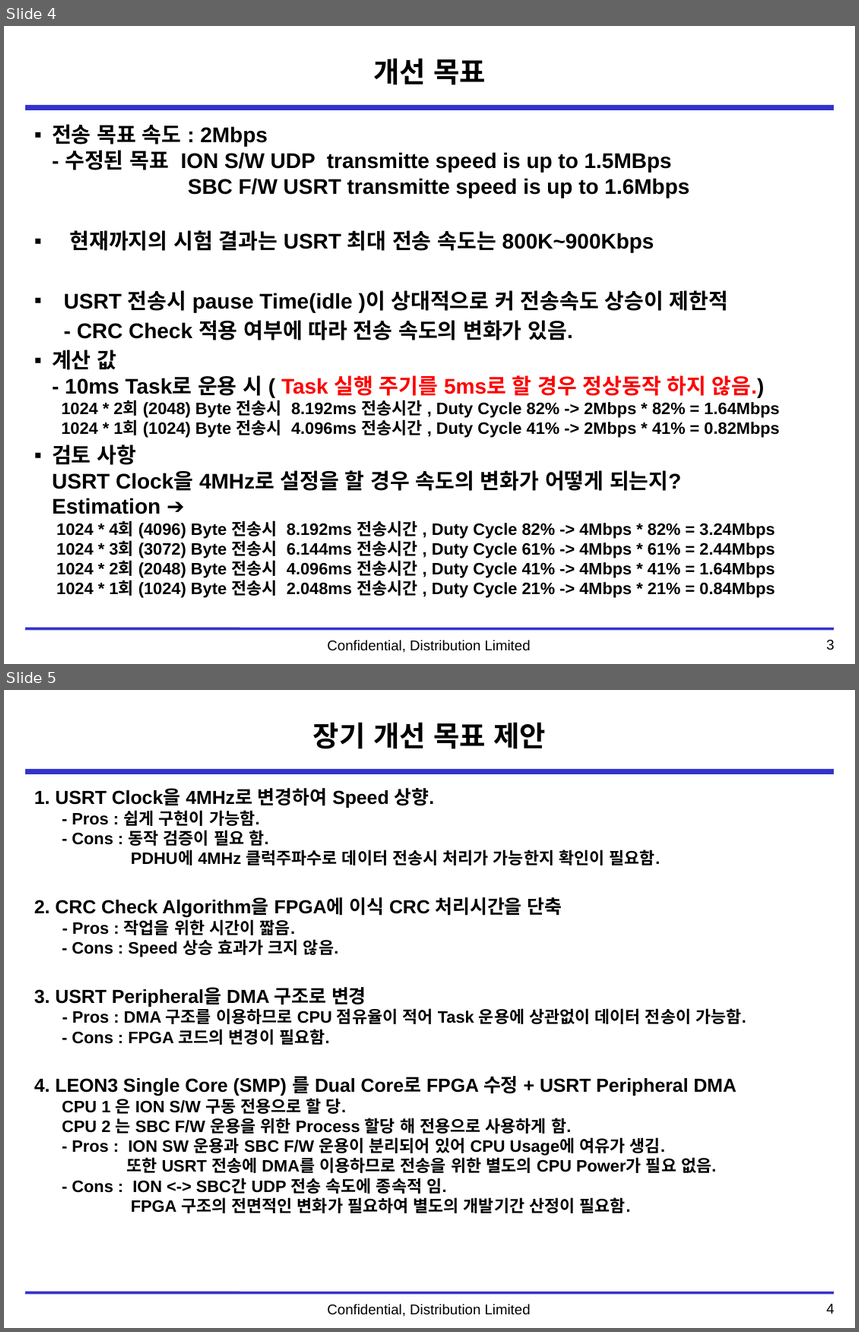
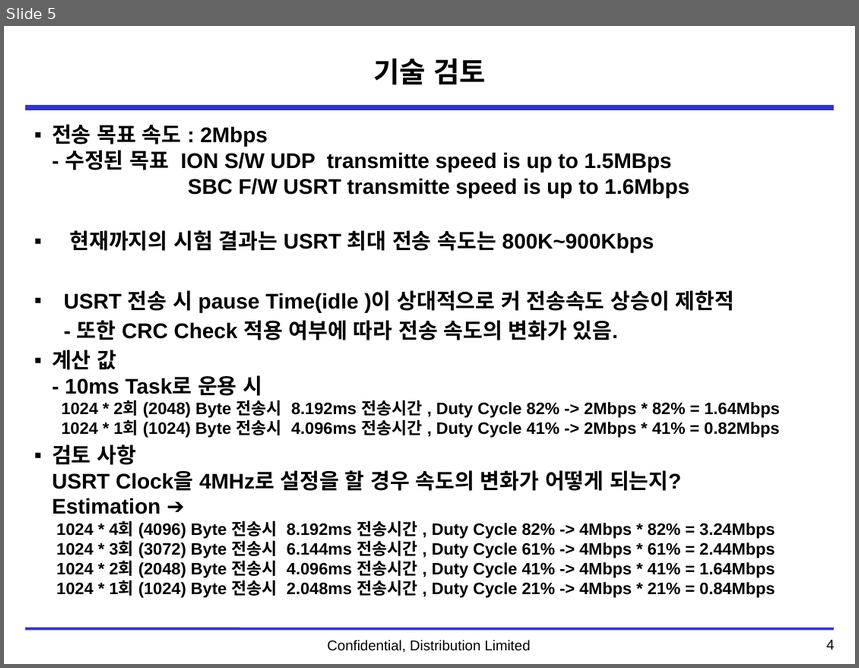
Before and after one commit to ds1hvh/Dev-Docu, a slide deck: 1. Project/DTNPL/Weekly Report/DTN_SBC-USRT-속도 변경의 건.pptx. Shown one above the other, each under a label of ours: slides 4 and 5 before the commit, slide 5 after it. The pictures are 859x1332 and 859x668 pixels, drawn with LibreOffice and Linux fonts; fonts in the diff are those of the drawing; background and template pictures are left out. Boxes give left, top, right and bottom in pixels: in the first picture for what was removed or moved away, otherwise in the second. Text is boxed around its words. In the diff, an @@ line names an element or a change of style, - is before the commit and + after.

Commit message:
200902 - Home
TRS28 / USRT 속도 변경의 건 문서 업데이트

```diff
--- a/1. Project/DTNPL/Weekly Report/DTN_SBC-USRT-속도 변경의 건.pptx
+++ b/1. Project/DTNPL/Weekly Report/DTN_SBC-USRT-속도 변경의 건.pptx
@@ slide 5 removed at [4, 690, 855, 1328], background #FFFFFF; not listed: 5 template elements that a slide beside it also shows @@
@@ title removed at [313, 722, 546, 749] @@
-장기 개선 목표 제안
@@ text removed at [34, 788, 747, 1214] @@
-1. USRT Clock을 4MHz로 변경하여 Speed 상향.
-- Pros : 쉽게 구현이 가능함.
-- Cons : 동작 검증이 필요 함.
-PDHU에 4MHz 클럭주파수로 데이터 전송시 처리가 가능한지 확인이 필요함.
-2. CRC Check Algorithm을 FPGA에 이식 CRC 처리시간을 단축
-- Pros : 작업을 위한 시간이 짧음.
-- Cons : Speed 상승 효과가 크지 않음.
-3. USRT Peripheral을 DMA 구조로 변경
-- Pros : DMA 구조를 이용하므로 CPU 점유율이 적어 Task 운용에 상관없이 데이터 전송이 가능함.
-- Cons : FPGA 코드의 변경이 필요함.
-4. LEON3 Single Core (SMP) 를 Dual Core로 FPGA 수정 + USRT Peripheral DMA
-CPU 1 은 ION S/W 구동 전용으로 할 당.
-CPU 2 는 SBC F/W 운용을 위한 Process 할당 해 전용으로 사용하게 함.
-- Pros : ION SW 운용과 SBC F/W 운용이 분리되어 있어 CPU Usage에 여유가 생김.
-또한 USRT 전송에 DMA를 이용하므로 전송을 위한 별도의 CPU Power가 필요 없음.
-- Cons : ION <-> SBC간 UDP 전송 속도에 종속적 임.
-FPGA 구조의 전면적인 변화가 필요하여 별도의 개발기간 산정이 필요함.
@@ what was slide 4 is now slide 5 @@
@@ slide 5 changed as well @@
@@ title at [373, 58, 486, 85]: text changed @@
-개선 목표
+기술 검토
@@ text at [52, 290, 780, 438]: text changed @@
-▪ USRT 전송시 pause Time(idle )이 상대적으로 커 전송속도 상승이 제한적
-- CRC Check 적용 여부에 따라 전송 속도의 변화가 있음.
-▪ 계산 값
-  - 10ms Task로 운용 시 ( Task 실행 주기를 5ms로 할 경우 정상동작 하지 않음.)
-  1024 * 2회 (2048) Byte 전송시 8.192ms 전송시간 , Duty Cycle 82% -> 2Mbps * 82% = 1.64Mbps
-  1024 * 1회 (1024) Byte 전송시 4.096ms 전송시간 , Duty Cycle 41% -> 2Mbps * 41% = 0.82Mbps
+▪ USRT 전송 시 pause Time(idle )이 상대적으로 커 전송속도 상승이 제한적
+- 또한 CRC Check 적용 여부에 따라 전송 속도의 변화가 있음.
+▪ 계산 값
+  - 10ms Task로 운용 시
+  1024 * 2회 (2048) Byte 전송시 8.192ms 전송시간 , Duty Cycle 82% -> 2Mbps * 82% = 1.64Mbps
+  1024 * 1회 (1024) Byte 전송시 4.096ms 전송시간 , Duty Cycle 41% -> 2Mbps * 41% = 0.82Mbps
@@ page number at [826, 640, 834, 650]: text changed @@
-3
+4
```
Also in this commit, not shown: 2 other slides changed, 2 slides added, 1 other slide removed, 1 other file.
